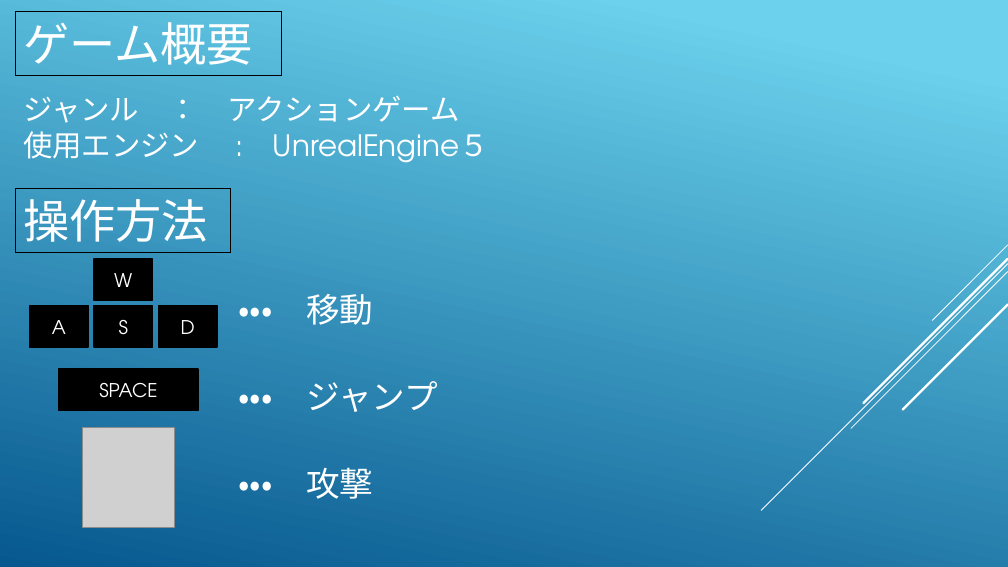
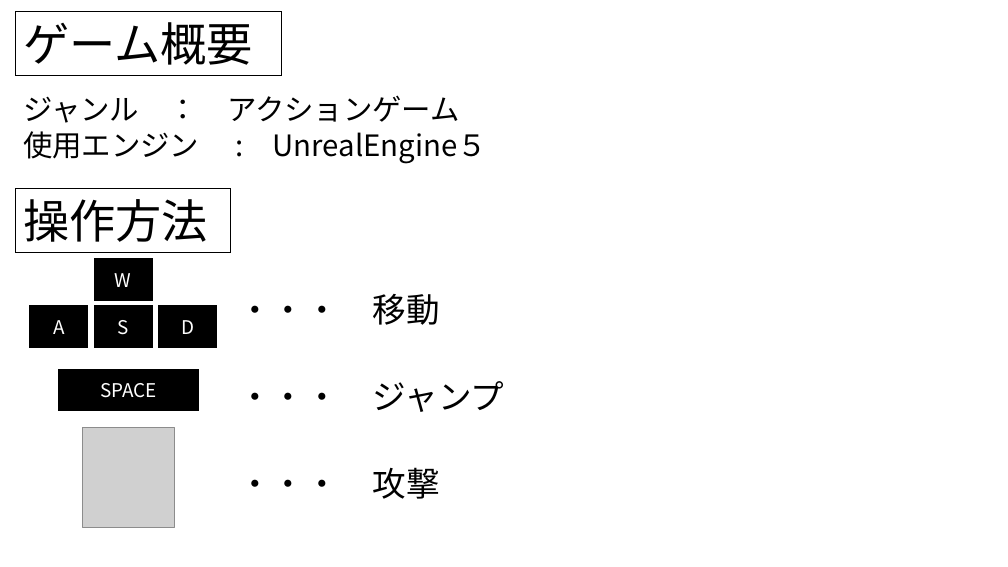
Before and after one commit to KawanoTakumi/2B-Team, a slide deck: slide 2 of Back To Home.pptx. Drawn at 1008x567 pixels with LibreOffice and Linux fonts; fonts in the diff are those of the drawing; grey boxes stand for pictures. Boxes give left, top, right and bottom in pixels: in the first picture for what was removed or moved away, otherwise in the second. Text is boxed around its words. In the diff, an @@ line names an element or a change of style, - is before the commit and + after.

```diff
--- a/Back To Home.pptx
+++ b/Back To Home.pptx
@@ background gradient #6ED2EB to #06588E to #FFFFFF @@
@@ group removed at [761,245,1008,510]: 5 lines @@
@@ font TeX Gyre Adventor to Noto Sans CJK JP; outline #000000 1.25 pt to #000000 1 pt in 5 elements at [94,259,152,301], [94,306,152,348], [29,306,88,348], [159,306,217,348], [59,369,198,411] @@
@@ font TeX Gyre Adventor to Noto Sans CJK JP, text colour #FFFFFF to #000000 in 6 elements at [16,12,282,76], [23,95,487,164], [16,188,231,252], [238,294,440,325], [238,381,505,412], [238,467,440,499] @@
```
Also in this commit, not shown: 6 other slides changed.
